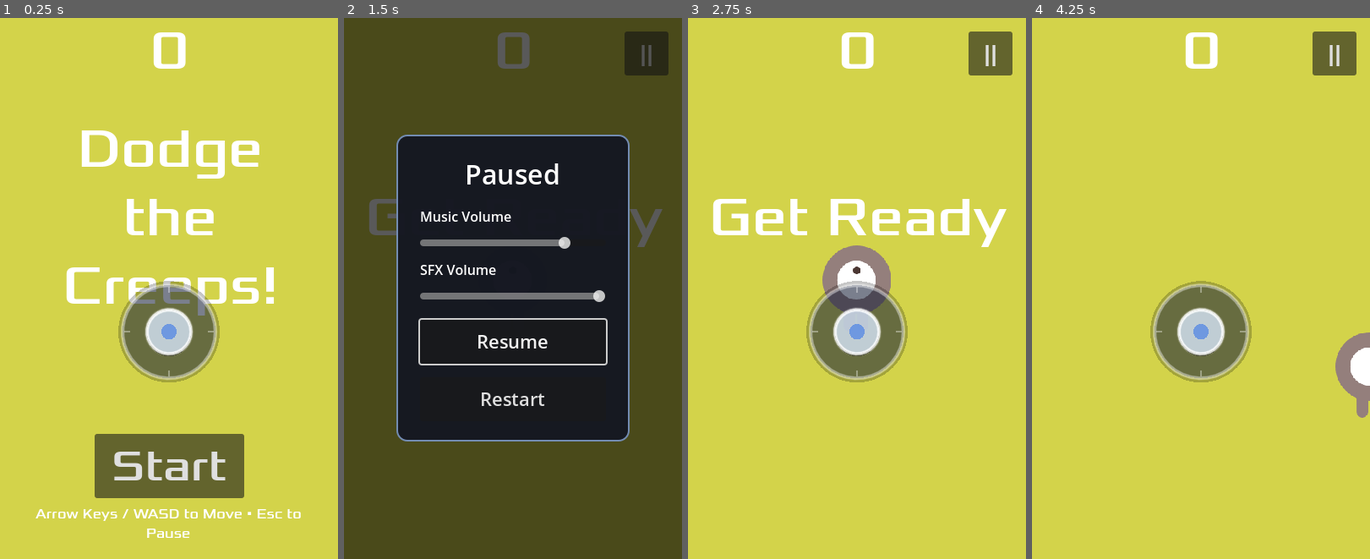
Above: before the commit, frames 1-4 (left to right).
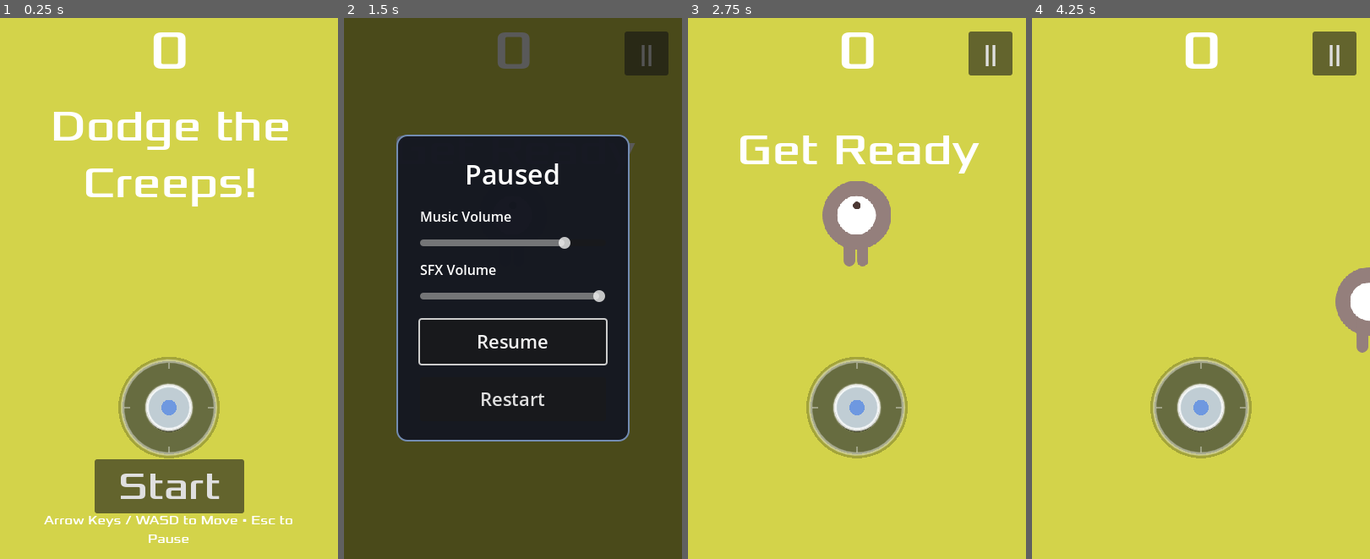
Above: after the commit, the same moments.

Repository: Rishabh-Chhangani/Dodge-The-Creeps
Game: Godot game, scene res://Scene/main.tscn
Two runs of this game, one before a commit and one after it. Both use one fixed random seed, a clock stepped at 60 frames per second and the inputs below. Sound files missing from this copy of the repository are replaced by a short silence.
Inputs (mouse positions are in pixels of both pictures, inside the frame that each line leads up to):
- Up to frame 1 (0.25 s): no input
- Up to frame 2 (1.5 s): click "Start" at 0.5 s; click "||" at 1.25 s
- Up to frame 3 (2.75 s): click "Restart" at 2 s
- Up to frame 4 (4.25 s): tap Enter at 2.75 s; move the mouse to (1275, 261) at 2.77 s; hold Right (move_right) 2.78-3.5 s; click (1275, 261) at 2.92 s; drag from (1133, 315) to (1184, 396) at 3.52 s

The runs differ from the first frame. In frame 1, 18% of the frame differs, in the area x 10-89%, y 17-98%; in frame 2, 0.5%; in frame 3, 14%; in frame 4, 10%.

Commit message:
fix(mobile): remove letterboxing with expand aspect, separate player and joystick positions, and refine message tier

Diff:
--- a/Scene/hud.tscn
+++ b/Scene/hud.tscn
@@ -28,19 +28,16 @@
 vertical_alignment = 1
 
 [node name="Message" type="Label" parent="."]
-anchors_preset = 8
+anchors_preset = 5
 anchor_left = 0.5
-anchor_top = 0.5
 anchor_right = 0.5
-anchor_bottom = 0.5
 offset_left = -178.0
-offset_top = -227.0
+offset_top = 96.0
 offset_right = 182.0
-offset_bottom = 59.0
+offset_bottom = 216.0
 grow_horizontal = 2
-grow_vertical = 2
 theme_override_fonts/font = ExtResource("2_fmoiy")
-theme_override_font_sizes/font_size = 64
+theme_override_font_sizes/font_size = 52
 text = "Dodge the Creeps!"
 horizontal_alignment = 1
 vertical_alignment = 1
@@ -53,13 +50,13 @@
 anchor_right = 0.5
 anchor_bottom = 1.0
 offset_left = -88.5
-offset_top = -148.0
+offset_top = -118.0
 offset_right = 88.5
-offset_bottom = -72.0
+offset_bottom = -54.0
 grow_horizontal = 2
 grow_vertical = 0
 theme_override_fonts/font = ExtResource("2_fmoiy")
-theme_override_font_sizes/font_size = 52
+theme_override_font_sizes/font_size = 46
 shortcut = SubResource("Shortcut_fmoiy")
 shortcut_feedback = false
 text = "Start"
@@ -71,13 +68,13 @@
 anchor_right = 0.5
 anchor_bottom = 1.0
 offset_left = -160.0
-offset_top = -62.0
+offset_top = -46.0
 offset_right = 160.0
-offset_bottom = -20.0
+offset_bottom = -14.0
 grow_horizontal = 2
 grow_vertical = 0
 theme_override_fonts/font = ExtResource("2_fmoiy")
-theme_override_font_sizes/font_size = 16
+theme_override_font_sizes/font_size = 15
 text = "Drag Joystick or Tap Start"
 horizontal_alignment = 1
 vertical_alignment = 1
--- a/project.godot
+++ b/project.godot
@@ -23,7 +23,7 @@
 window/size/window_height_override=640
 window/size/resizable=true
 window/stretch/mode="canvas_items"
-window/stretch/aspect="keep"
+window/stretch/aspect="expand"
 window/handheld/orientation=1
 
 [dotnet]
--- a/script/main.gd
+++ b/script/main.gd
@@ -67,7 +67,7 @@
 	_ensure_nodes()
 	var viewport_size: Vector2 = get_viewport_rect().size
 	if start_position != null:
-		start_position.position = viewport_size * 0.5
+		start_position.position = Vector2(viewport_size.x * 0.5, viewport_size.y * 0.38)
 	if mob_path != null:
 		mob_path.position = Vector2.ZERO
 
--- a/script/virtual_joystick.gd
+++ b/script/virtual_joystick.gd
@@ -30,16 +30,16 @@
 	var viewport_size: Vector2 = get_viewport_rect().size
 	if viewport_size.x <= 0.0 or viewport_size.y <= 0.0:
 		viewport_size = Vector2(400.0, 640.0)
-	# Voodoo style: positioned in the middle of the portrait screen
+	# Voodoo style: comfortable thumb zone in lower portion of screen (clear of player)
 	if viewport_size.y >= viewport_size.x:
 		default_position = Vector2(
 			viewport_size.x * 0.5,
-			viewport_size.y * 0.58
+			viewport_size.y * 0.72
 		)
 	else:
 		default_position = Vector2(
 			viewport_size.x * 0.5,
-			viewport_size.y * 0.65
+			viewport_size.y * 0.72
 		)
 	if not is_active:
 		base_position = default_position
Not shown, changed: export_presets.cfg
